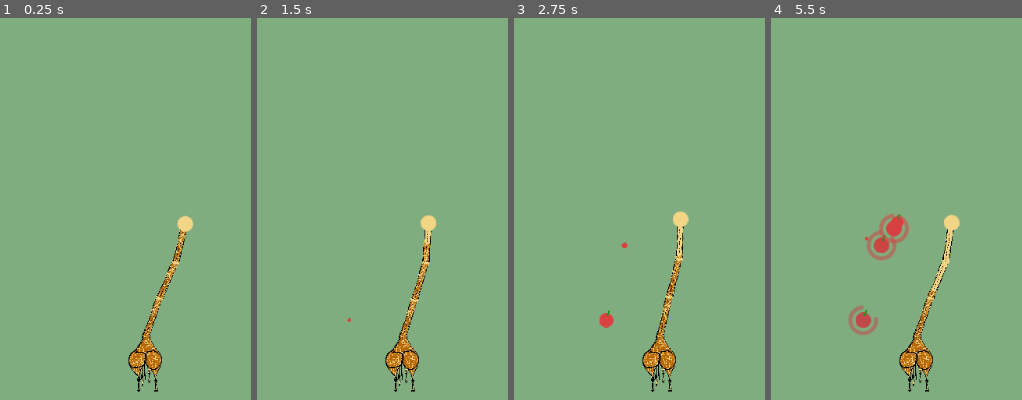
Above: before the commit, frames 1-4 (left to right).
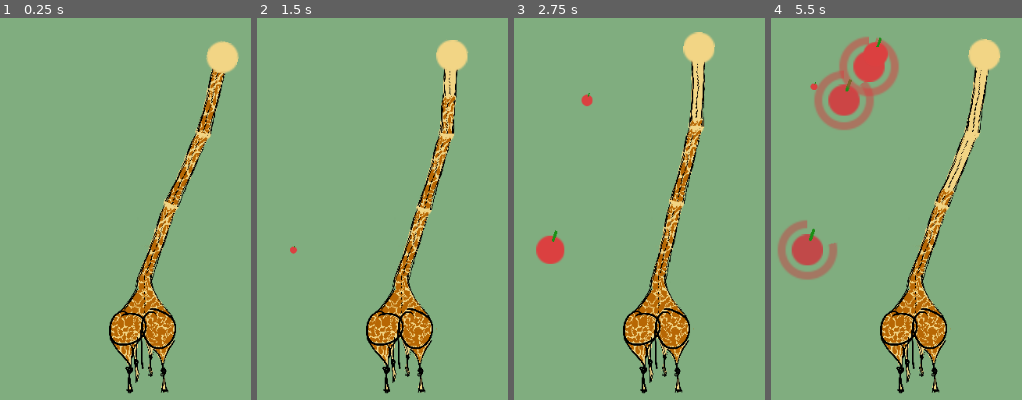
Above: after the commit, the same moments.

Repository: AnJ95/tectonicGiraffe
Game: Godot game, scene res://main/Main.tscn
Same seed, same stepped clock (60 frames per second), same inputs: the game is played once before the commit and once after it.
Inputs:
- Up to frame 1 (0.25 s): no input
- Up to frame 2 (1.5 s): tap W (key_0) at 0.6 s; tap A (key_1) at 1.35 s
- Up to frame 3 (2.75 s): tap D (key_2) at 2.1 s
- Up to frame 4 (5.5 s): tap one key every 0.75 s from 2.85 s: S (key_3) W (key_0) A (key_1) D (key_2)

The runs differ from the first frame. In frame 1, 9.7% of the frame differs, in the area x 43-96%, y 6-99%; in frame 2, 9.5%; in frame 3, 10%; in frame 4, 17%, in the area x 2-92%, y 4-99%.

Commit message:
Added camera zoom

Diff:
--- a/main/Main.gd
+++ b/main/Main.gd
@@ -1,16 +1,23 @@
 extends Node2D
 
+const ZOOM_PER_FRUIT = 1.02
+const CAM_OFFSET_PER_FRUIT = -5
 signal fruit_collected(fruit)
 
 onready var giraffe = $Giraffe
-
+onready var camera = $Camera2D
+onready var tweenZoom = $TweenZoom
 onready var Fruit = preload("res://fruit/Fruit.tscn")
 
 func _ready():
     connect("fruit_collected", self, "_on_fruit_collected")
 
-func _on_fruit_collected(_fruit):
+func _on_fruit_collected(fruit):
     call_deferred("spawn_fruit")
+    if fruit != null:
+        tweenZoom.interpolate_property(camera, "offset:y", camera.offset.y, camera.offset.y + CAM_OFFSET_PER_FRUIT, 0.6)
+        tweenZoom.interpolate_property(camera, "zoom", camera.zoom, camera.zoom * ZOOM_PER_FRUIT, 0.6)
+        tweenZoom.start()
 
 var spawns_left = 5
 func _on_Timer_timeout():
@@ -26,7 +33,8 @@
     add_child(fruit)
 
     var pos = Vector2(-100, 0)
-    var allowedRect:Rect2 = get_viewport().get_visible_rect()
+    var allowedRect:Rect2 = camera.get_viewport().get_visible_rect()
+    #var allowedRect:Rect2 = get_viewport().get_visible_rect()
     allowedRect = allowedRect.grow(-50)
 
     while (!allowedRect.has_point(pos)):
--- a/main/Main.tscn
+++ b/main/Main.tscn
@@ -7,12 +7,6 @@
 
 [node name="Main" type="Node2D"]
 script = ExtResource( 1 )
-
-[node name="Giraffe" parent="." instance=ExtResource( 2 )]
-position = Vector2( 510, 500 )
-
-[node name="Timer" type="Timer" parent="."]
-autostart = true
 
 [node name="CanvasLayer" type="CanvasLayer" parent="."]
 layer = -1
@@ -27,10 +21,23 @@
 "_edit_use_anchors_": false
 }
 
+[node name="Giraffe" parent="." instance=ExtResource( 2 )]
+position = Vector2( 510, 363.734 )
+
+[node name="Timer" type="Timer" parent="."]
+autostart = true
+
 [node name="TequeMix" type="AudioStreamPlayer2D" parent="."]
 position = Vector2( 509.29, 332.997 )
 stream = ExtResource( 3 )
 autoplay = true
 attenuation = 0.116629
 script = ExtResource( 4 )
+
+[node name="Camera2D" type="Camera2D" parent="."]
+offset = Vector2( 512, 300 )
+current = true
+zoom = Vector2( 0.5, 0.5 )
+
+[node name="TweenZoom" type="Tween" parent="."]
 [connection signal="timeout" from="Timer" to="." method="_on_Timer_timeout"]
